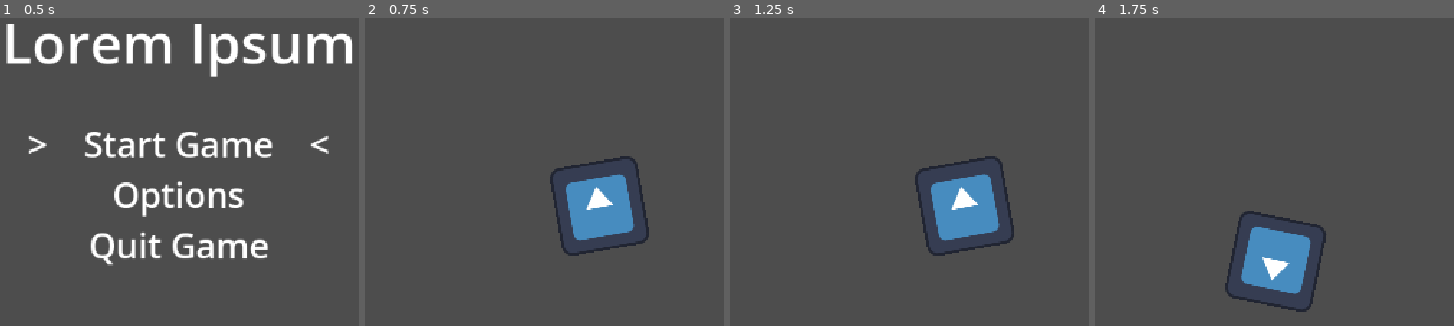
Above: before the commit, frames 1-4 (left to right).
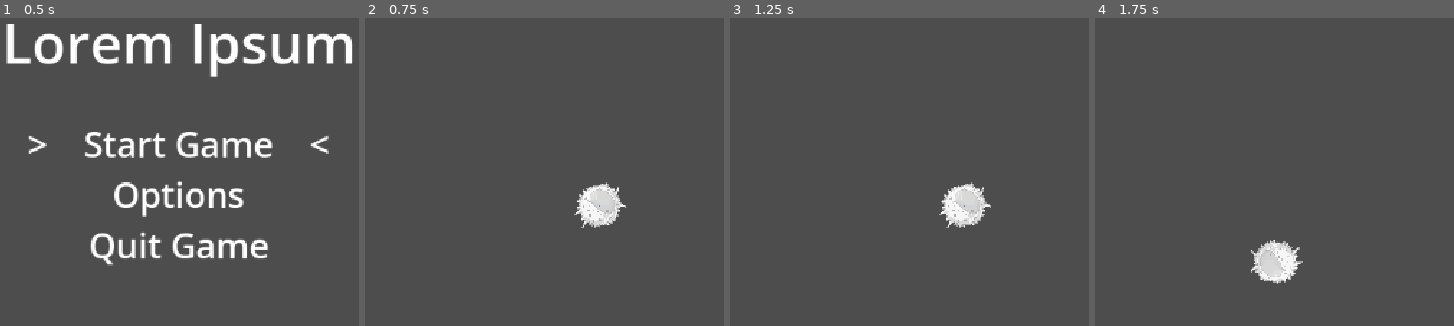
Above: after the commit, the same moments.

Repository: HippoProgrammer/game-jam-game
Game: Godot game, scene res://scenes/main-menu.tscn
Two runs of this game, one before a commit and one after it. Both use one fixed random seed, a clock stepped at 60 frames per second and the inputs below. The engine's default icon, where the game draws it, is replaced by a stand-in: a white triangle on a blue panel in a dark square.
Inputs (mouse positions are in pixels of both pictures, inside the frame that each line leads up to):
- Up to frame 1 (0.5 s): no input
- Up to frame 2 (0.75 s): tap Enter (ui_accept) at 0.5 s; move the mouse to (720, 184) at 0.52 s; hold Right (ui_right) from 0.53 s (still down); click (720, 184) at 0.6 s
- Up to frame 3 (1.25 s): keep holding Right (ui_right); tap Enter (ui_accept) at 0.77 s
- Up to frame 4 (1.75 s): tap Enter (ui_accept) at 1.25, 1.52 s; move the mouse to (1112, 227) at 1.27 s; release Right (ui_right) at 1.28 s; hold Down (ui_down) from 1.28 s (still down); click (1112, 227) at 1.35 s

Frame 1 is identical in both runs. In frame 2, 4.1% of the frame differs, in the area x 51-80%, y 44-78%; in frame 3, 4.1%; in frame 4, 4.1%.

Commit message:
Cleaning up
I have fixed the player scene
I have found a poor asset for the player character on the internet, we'll work it out from there
Shooting 'antigens' doesn't work just yet

Diff:
--- a/project.godot
+++ b/project.godot
@@ -60,9 +60,9 @@
 , Object(InputEventKey,"resource_local_to_scene":false,"resource_name":"","device":-1,"window_id":0,"alt_pressed":false …(183 unchanged characters)…
 ]
 }
-enter={
+left_click={
 "deadzone": 0.2,
-"events": [Object(InputEventKey,"resource_local_to_scene":false,"resource_name":"","device":-1,"window_id":0,"alt_pressed":false,"shift_pressed":false,"ctrl_pressed":false,"meta_pressed":false,"pressed":false,"keycode":0,"physical_keycode":4194309,"key_label":0,"unicode":0,"location":0,"echo":false,"script":null)
+"events": [Object(InputEventMouseButton,"resource_local_to_scene":false,"resource_name":"","device":-1,"window_id":0,"alt_pressed":false,"shift_pressed":false,"ctrl_pressed":false,"meta_pressed":false,"button_mask":1,"position":Vector2(512, 16),"global_position":Vector2(521, 64),"factor":1.0,"button_index":1,"canceled":false,"pressed":true,"double_click":false,"script":null)
 ]
 }
 
--- /dev/null
+++ b/scenes/antigen.tscn
@@ -0,0 +1,13 @@
+[gd_scene format=3 uid="uid://bh55kanfvxea5"]
+
+[ext_resource type="Texture2D" uid="uid://dneywvfhqgxru" path="res://artwork/icon.svg" id="1_15cnv"]
+
+[sub_resource type="CanvasTexture" id="CanvasTexture_22vlk"]
+diffuse_texture = ExtResource("1_15cnv")
+
+[node name="Antigen" type="Node2D" unique_id=742708992]
+
+[node name="Sprite2D" type="Sprite2D" parent="." unique_id=809433264]
+position = Vector2(-3.8146973e-06, -2.0000038)
+scale = Vector2(0.234375, 0.234375)
+texture = SubResource("CanvasTexture_22vlk")
--- a/scenes/character.tscn
+++ /dev/null
@@ -1,8 +0,0 @@
-[gd_scene format=3 uid="uid://suw8r1qt1wmh"]
-
-[ext_resource type="Texture2D" uid="uid://dneywvfhqgxru" path="res://artwork/icon.svg" id="1_rc6vj"]
-[ext_resource type="Script" uid="uid://bri8518e6eia3" path="res://scripts/character.gd" id="2_rc6vj"]
-
-[node name="Player" type="Sprite2D" unique_id=1776496911]
-texture = ExtResource("1_rc6vj")
-script = ExtResource("2_rc6vj")
--- a/scenes/main.tscn
+++ b/scenes/main.tscn
@@ -1,11 +1,11 @@
 [gd_scene format=3 uid="uid://dr5jhi3n2ka75"]
 
-[ext_resource type="PackedScene" uid="uid://suw8r1qt1wmh" path="res://scenes/character.tscn" id="1_o5qli"]
+[ext_resource type="PackedScene" uid="uid://dlfkmnvkalefo" path="res://scenes/player.tscn" id="1_sugp2"]
 [ext_resource type="Script" uid="uid://coedyelriw41n" path="res://scenes/camera_script.gd" id="2_0wfyh"]
 
 [node name="Main" type="Node2D" unique_id=577279995]
 
-[node name="Player" parent="." unique_id=1776496911 groups=["Player"] instance=ExtResource("1_o5qli")]
+[node name="Player" parent="." unique_id=401100565 instance=ExtResource("1_sugp2")]
 
 [node name="Camera2D" type="Camera2D" parent="." unique_id=943063168]
 script = ExtResource("2_0wfyh")
--- /dev/null
+++ b/scenes/player.tscn
@@ -0,0 +1,25 @@
+[gd_scene format=3 uid="uid://dlfkmnvkalefo"]
+
+[ext_resource type="Texture2D" uid="uid://c51rev5fpe12u" path="res://artwork/Temp_Assets/White-Blood-Cell.png" id="1_3vyb7"]
+[ext_resource type="Script" uid="uid://bri8518e6eia3" path="res://scripts/character.gd" id="2_g2els"]
+[ext_resource type="Texture2D" uid="uid://cmt5wigqslbeg" path="res://artwork/Temp_Assets/White-Blood-Cell_n.png" id="2_qhqgy"]
+
+[sub_resource type="CanvasTexture" id="CanvasTexture_sugp2"]
+diffuse_texture = ExtResource("1_3vyb7")
+normal_texture = ExtResource("2_qhqgy")
+
+[sub_resource type="CircleShape2D" id="CircleShape2D_g2els"]
+radius = 520.3844
+
+[node name="Player" type="Node2D" unique_id=401100565]
+
+[node name="Character" type="Sprite2D" parent="." unique_id=1076164463 groups=["Player"]]
+scale = Vector2(0.05, 0.05)
+texture = SubResource("CanvasTexture_sugp2")
+script = ExtResource("2_g2els")
+
+[node name="CharacterBody2D" type="CharacterBody2D" parent="Character" unique_id=1509588886]
+motion_mode = 1
+
+[node name="CollisionShape2D" type="CollisionShape2D" parent="Character/CharacterBody2D" unique_id=1498245660]
+shape = SubResource("CircleShape2D_g2els")
--- a/scripts/character.gd
+++ b/scripts/character.gd
@@ -1,4 +1,6 @@
 extends Sprite2D
+
+var antigen_scene = preload("res://scenes/antigen.tscn")
 
 # --- MOVEMENT ---
 var velocity = Vector2(0,0)
@@ -8,7 +10,10 @@
 var angle_deg = 0 # store angle at start
 
 func _physics_process(delta: float) -> void:
+	# --- SHOOTING ---
 	look_at(get_global_mouse_position()) # Makes the player look at the mouse
+	if Input.is_action_just_pressed("left_click"):
+		add_child(antigen_scene.instantiate())
 
 	# --- MOVEMENT ---
 	var moving = true
--- a/scripts/main_menu_script.gd
+++ b/scripts/main_menu_script.gd
@@ -1,10 +1,11 @@
 extends Node2D
 
+var main_game_scene = "res://scenes/main.tscn"
+
+# --- BUTTON STUFF ---
 @onready var buttons_group = get_tree().get_first_node_in_group("MMButtonsContainer")
 @onready var buttons = buttons_group.find_children("*")
-
 @onready var button_indicator = get_tree().get_first_node_in_group("MMButtonIndicator")
-
 var button_index = 0
 
 # Called when the node enters the scene tree for the first time.
@@ -35,9 +36,9 @@
 
 func _start_game():
 	print("Start Game button pressed")
-	get_tree().change_scene_to_file("res://scenes/main.tscn")
+	get_tree().change_scene_to_file(main_game_scene)
 func _options():
 	print("Options button pressed")
 func _quit_game():
 	print("Quit Game button pressed")
-	get_tree().quit()
+	get_tree().quit() # Quits game
Binary file added: artwork/Temp_Assets/White-Blood-Cell.png
Not shown, added: artwork/Temp_Assets/White-Blood-Cell.png.import
Binary file added: artwork/Temp_Assets/White-Blood-Cell_n.png
Not shown, added: artwork/Temp_Assets/White-Blood-Cell_n.png.import
